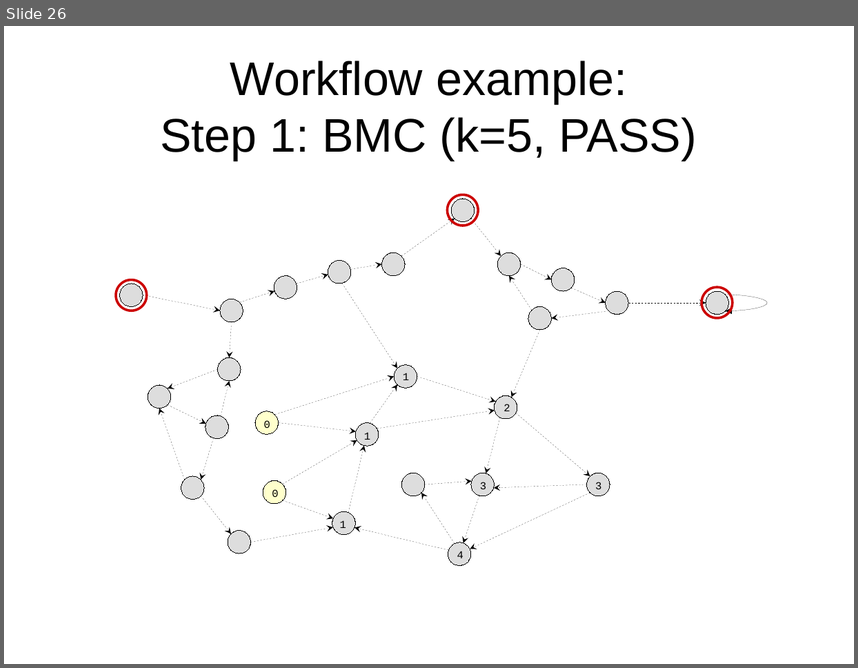
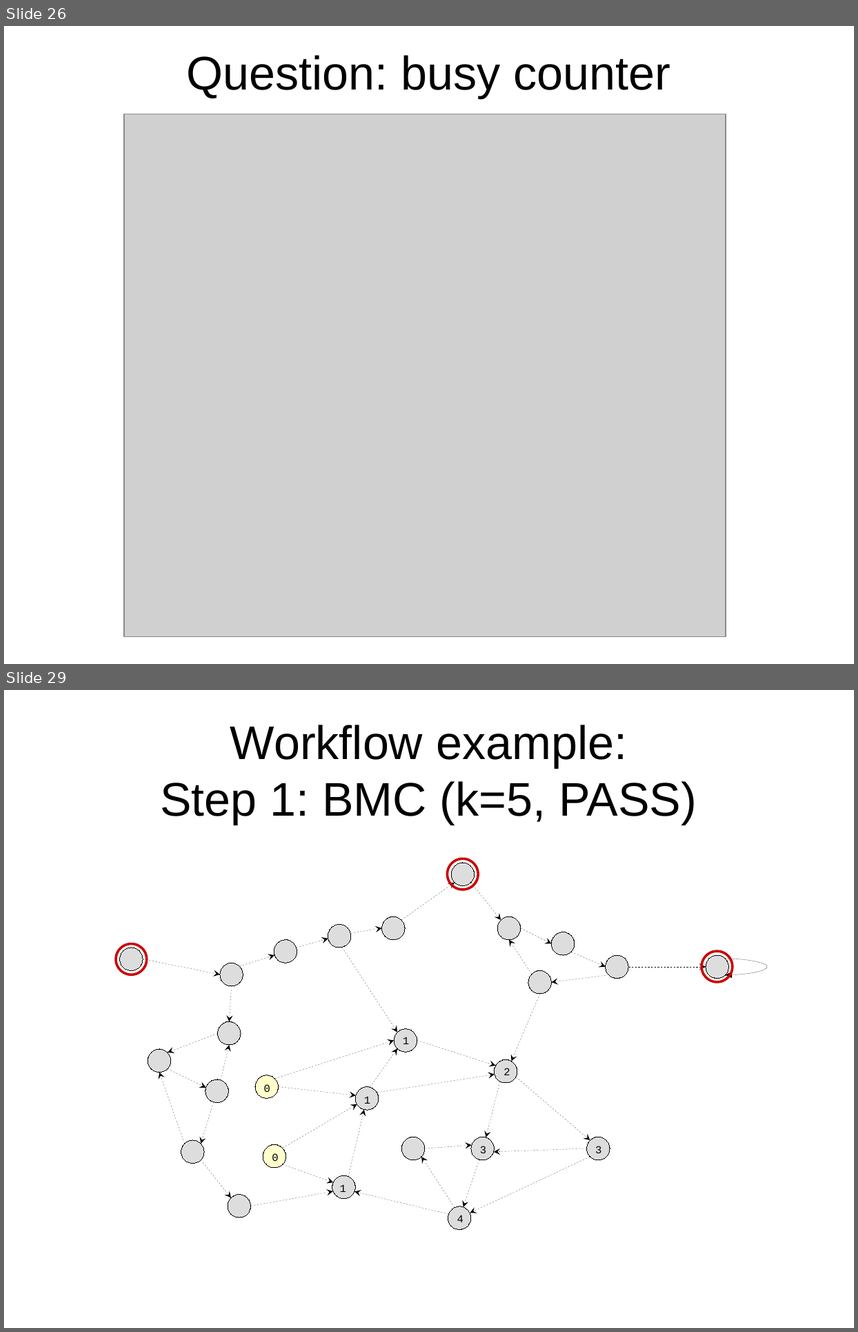
Before and after one commit to daveshah1/formal-fpl, a slide deck: wosh-presentation.odp. Shown one above the other, each under a label of ours: slide 26 before the commit, slides 26 and 29 after it; the slides between them are not shown. The pictures are 858x668 and 858x1332 pixels, drawn with LibreOffice and Linux fonts; fonts in the diff are those of the drawing; grey boxes stand for pictures. Boxes give left, top, right and bottom in pixels: in the first picture for what was removed or moved away, otherwise in the second. Text is boxed around its words. In the diff, an @@ line names an element or a change of style, - is before the commit and + after.

```diff
--- a/wosh-presentation.odp
+++ b/wosh-presentation.odp
@@ slide 26 added at (4, 26, 854, 664), background #FFFFFF @@
@@ title added at (186, 55, 671, 98), 44 pt, text #000000 @@
+Question: busy counter
@@ picture added at (124, 114, 726, 636) @@
@@ what was slide 26 is now slide 29 @@
```
Also in this commit, not shown: 10 slides changed, 11 other slides added, 5 slides removed, 1 other file.
